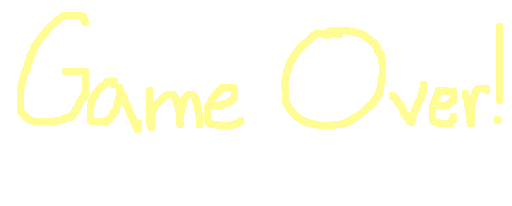
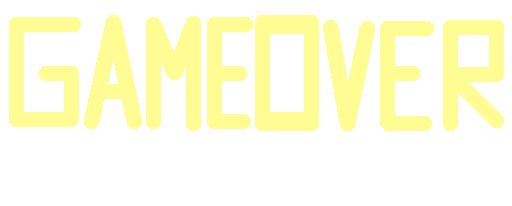
Revision of a layered 512 × 206 image; what changed, layer by layer:
painted on "Layer #1" over box(9, 12, 504, 133)
